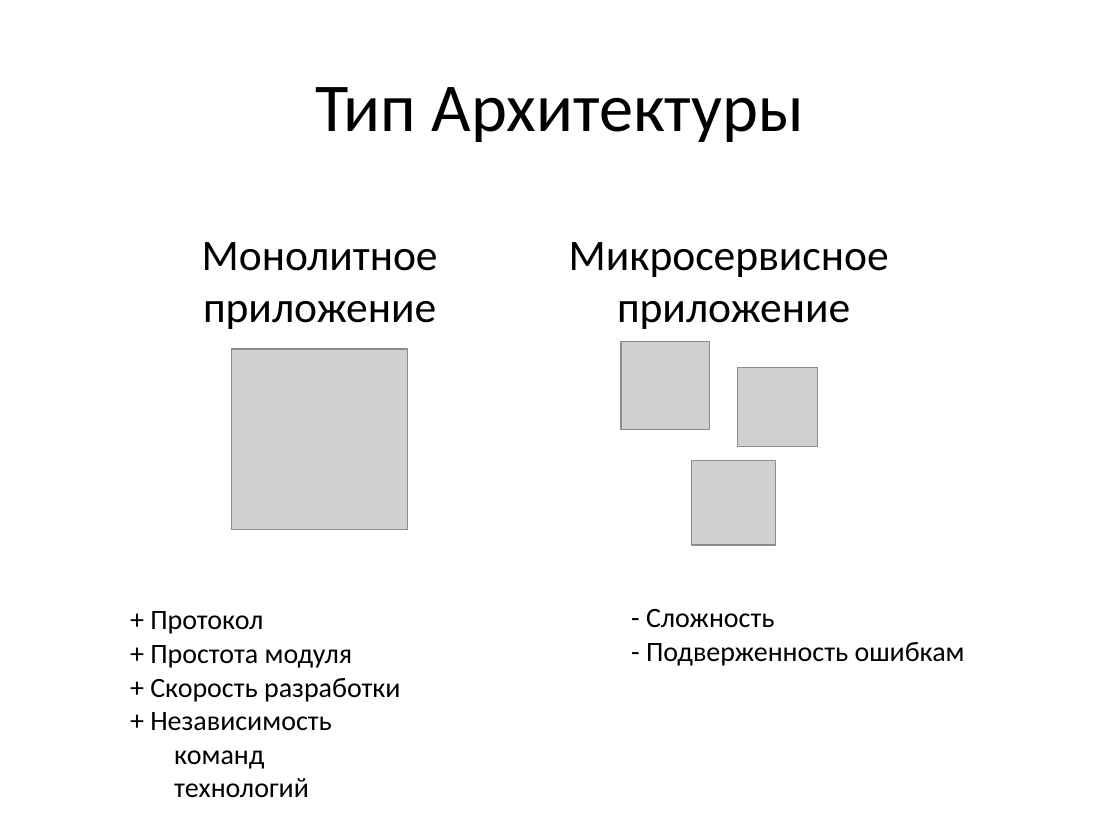
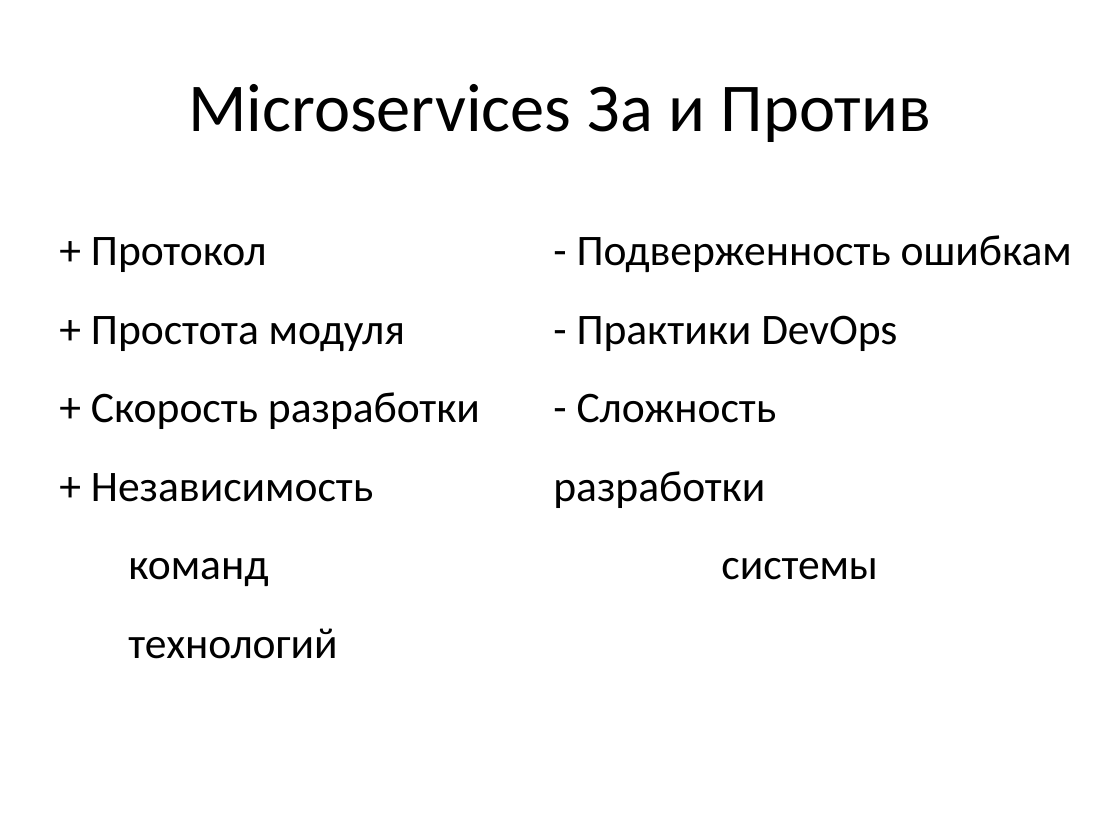
Before and after one commit to vitali-kviatkouski/personal, a slide deck: slide 3 of Microservices.pptx. Drawn at 1120x840 pixels with LibreOffice and Linux fonts; fonts in the diff are those of the drawing; grey boxes stand for pictures. Boxes give left, top, right and bottom in pixels: in the first picture for what was removed or moved away, otherwise in the second. Text is boxed around its words. In the diff, an @@ line names an element or a change of style, - is before the commit and + after.

```diff
--- a/Microservices.pptx
+++ b/Microservices.pptx
@@ title at <box>188,84,931,142</box>: text changed @@
-Тип Архитектуры
+Microservices За и Против
@@ text "+ Протокол": place and size @@
-text "+ Протокол" at <box>150,611,400,798</box>
+text "+ Протокол" at <box>91,237,480,659</box>
@@ text "+ Протокол" at <box>91,237,480,659</box>: size 18 to 28 pt; line spacing 1 to 1.5 @@
@@ text "- Подверженность ошибкам": place and size @@
-text "- Подверженность ошибкам" at <box>646,609,965,666</box>
+text "- Подверженность ошибкам" at <box>553,235,1072,580</box>
@@ text at <box>577,235,1072,272</box>: size 18 to 28 pt in "- Подверженность ошибкам"; line spacing 1 to 1.5 @@
@@ text removed at <box>202,242,438,329</box> @@
-Монолитное приложение
@@ text removed at <box>569,242,889,329</box> @@
-Микросервисное
-приложение
@@ text at <box>553,315,897,580</box>: paragraphs added @@
+- Практики DevOps
+- Сложность разработки
+  системы
@@ picture removed at <box>232,349,408,530</box> @@
@@ picture removed at <box>620,342,709,430</box> @@
@@ picture removed at <box>738,367,818,447</box> @@
@@ picture removed at <box>691,460,775,544</box> @@
@@ text at <box>646,609,774,628</box>: paragraph removed @@
-- Сложность
```
Also in this commit, not shown: 12 other slides changed, 2 slides added, 2 slides removed.
